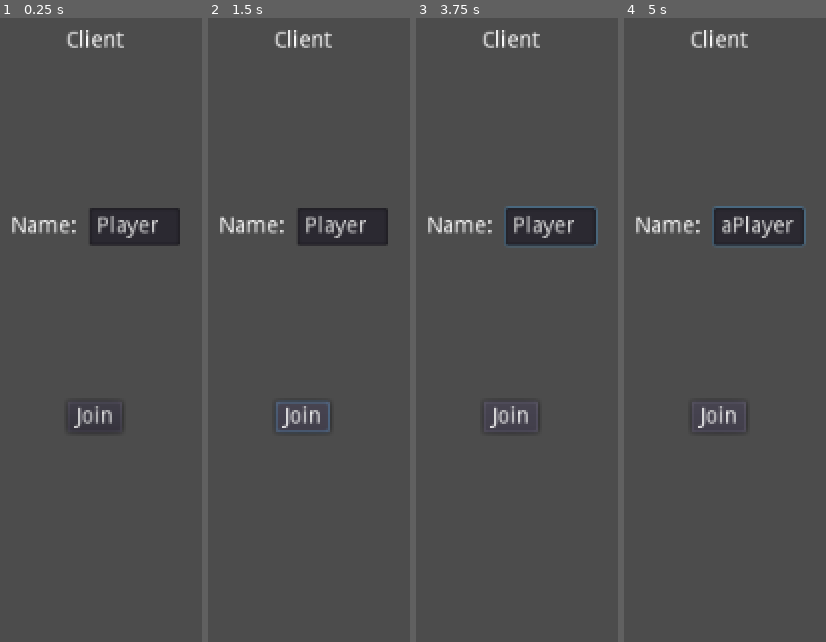
Above: before the commit, frames 1-4 (left to right).
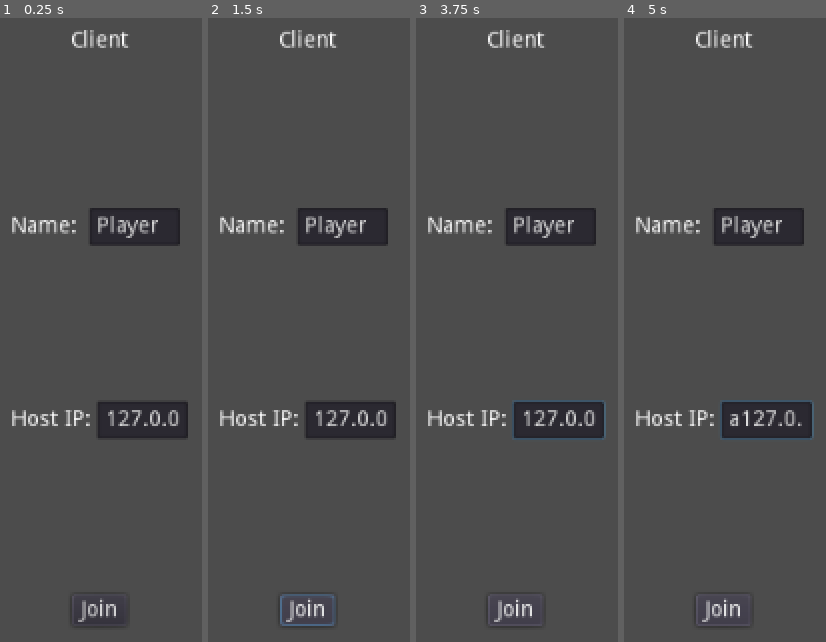
Above: after the commit, the same moments.

Repository: dalisaydavid/squares-club
Game: Godot game, scene res://Main.tscn
Same seed, same stepped clock (60 frames per second), same inputs: the game is played once before the commit and once after it. The engine's default icon, where the game draws it, is replaced by a stand-in: a white triangle on a blue panel in a dark square.
Inputs:
- Up to frame 1 (0.25 s): no input
- Up to frame 2 (1.5 s): click "Join" at 0.5 s; hold D from 1.28 s (still down)
- Up to frame 3 (3.75 s): release D at 2.03 s; hold S 2.03-2.78 s; hold D 2.78-3.53 s; hold W from 3.53 s (still down)
- Up to frame 4 (5 s): release W at 4.28 s; hold A from 4.28 s (still down)

The runs differ from the first frame. In frame 1, 3.5% of the frame differs, in the area x 5-94%, y 1-98%; in frame 2, 4.1%; in frame 3, 4.2%; in frame 4, 4.9%, in the area x 5-95%, y 1-97%.

Commit message:
Added UI option in client to specify server IP.

Diff:
--- a/Client/ConnectionUI.gd
+++ b/Client/ConnectionUI.gd
@@ -10,6 +10,7 @@
 
 func _on_JoinButton_pressed():
 	Network.my_name = $VBox/HBox/LineEdit.text
+	Network.ip = $VBox/HBox2/LineEdit.text
 	Network.connect_to_server()
 
 func connection_succeeded():
--- a/Client/ConnectionUI.tscn
+++ b/Client/ConnectionUI.tscn
@@ -21,7 +21,7 @@
 }
 
 [node name="Title" type="Label" parent="VBox"]
-margin_right = 108.0
+margin_right = 113.0
 margin_bottom = 14.0
 text = "Client"
 align = 1
@@ -29,7 +29,7 @@
 
 [node name="HBox" type="HBoxContainer" parent="VBox"]
 margin_top = 114.0
-margin_right = 108.0
+margin_right = 113.0
 margin_bottom = 138.0
 
 [node name="NameLabel" type="Label" parent="VBox/HBox"]
@@ -46,18 +46,36 @@
 caret_blink = true
 caret_blink_speed = 0.5
 
+[node name="HBox2" type="HBoxContainer" parent="VBox"]
+margin_top = 238.0
+margin_right = 113.0
+margin_bottom = 262.0
+
+[node name="HostLabel" type="Label" parent="VBox/HBox2"]
+margin_top = 5.0
+margin_right = 51.0
+margin_bottom = 19.0
+text = "Host IP:"
+
+[node name="LineEdit" type="LineEdit" parent="VBox/HBox2"]
+margin_left = 55.0
+margin_bottom = 24.0
+text = "127.0.0.1"
+caret_blink = true
+caret_blink_speed = 0.5
+
 [node name="JoinButton" type="Button" parent="VBox"]
-margin_left = 36.0
-margin_top = 238.0
-margin_right = 71.0
-margin_bottom = 258.0
+margin_left = 39.0
+margin_top = 362.0
+margin_right = 74.0
+margin_bottom = 382.0
 size_flags_horizontal = 4
 text = "Join"
 
 [node name="Status" type="Label" parent="VBox"]
-margin_top = 358.0
-margin_right = 108.0
-margin_bottom = 372.0
+margin_top = 482.0
+margin_right = 113.0
+margin_bottom = 496.0
 
 [node name="Panel" type="Panel" parent="."]
 visible = false
--- a/Client/Network.gd
+++ b/Client/Network.gd
@@ -16,6 +16,7 @@
 
 var players = {}
 var player_id = null
+var ip = null
 
 func _ready():
 	get_tree().connect("connected_to_server", self, "connected_to_server")
@@ -25,7 +26,12 @@
 # Called by the "join" button in the ConnectionUI.
 func connect_to_server():
 	var host = NetworkedMultiplayerENet.new()
-	host.create_client(DEFAULT_IP, DEFAULT_PORT)
+
+	if self.ip != null:
+		host.create_client(self.ip, DEFAULT_PORT)
+	else:
+		host.create_client(DEFAULT_IP, DEFAULT_PORT)
+
 	get_tree().set_network_peer(host)
 	player_id = get_tree().get_network_unique_id()
 
Not shown, changed: Exports/2020-06-01/Linux_X11/Client.x86_64
Not shown, changed: Exports/2020-06-01/Linux_X11/Server.x86_64
Not shown, changed: Exports/2020-06-01/MacOSX/Client.dmg
Not shown, changed: Exports/2020-06-01/MacOSX/Server.dmg
Not shown, changed: Exports/2020-06-01/Windows/Client.exe
Not shown, changed: Exports/2020-06-01/Windows/Server.exe
Not shown, added: README.md
